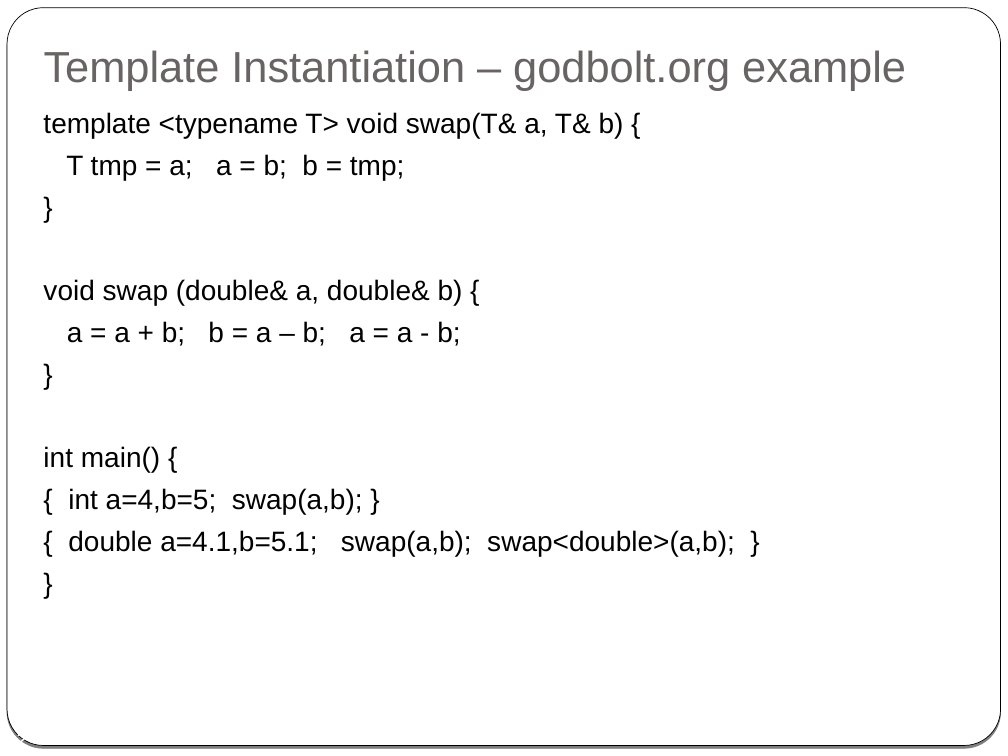
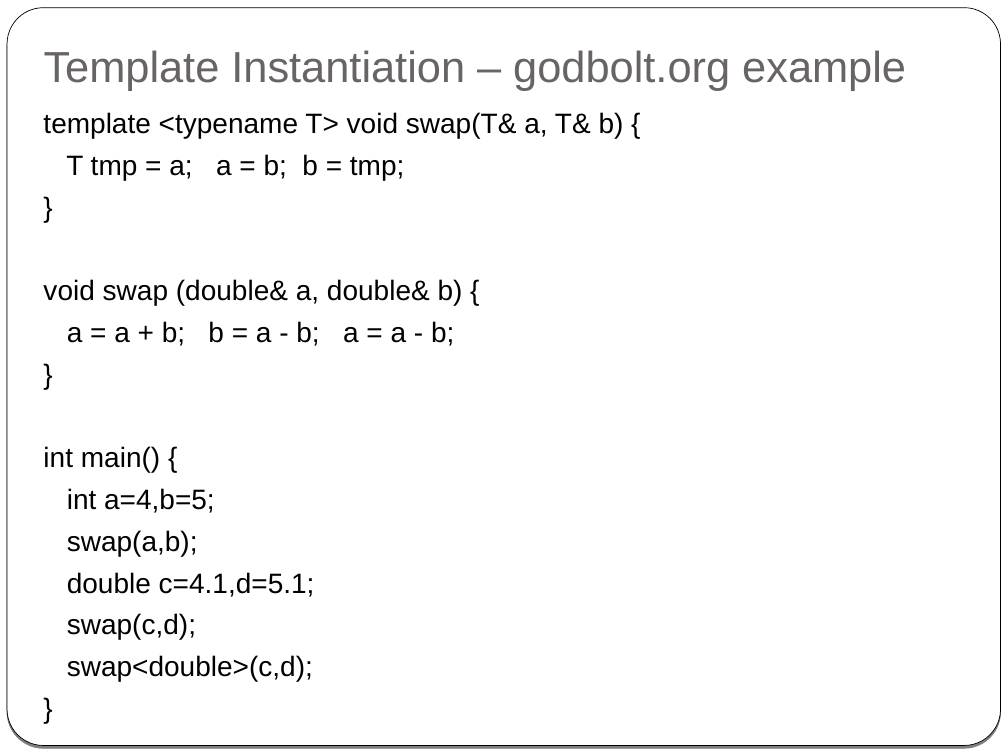
Before and after one commit to cpp-at-ariel/cpp-5778, a slide deck: slide 12 of week08-templates/slides.odp. Drawn at 1008x756 pixels with LibreOffice and Linux fonts; fonts in the diff are those of the drawing. Boxes give left, top, right and bottom in pixels: in the first picture for what was removed or moved away, otherwise in the second. Text is boxed around its words. In the diff, an @@ line names an element or a change of style, - is before the commit and + after.

```diff
--- a/week08-templates/slides.odp
+++ b/week08-templates/slides.odp
@@ text at box(67, 321, 454, 346): text changed @@
-a = a + b; b = a – b; a = a - b;
+a = a + b; b = a - b; a = a - b;
@@ text at box(67, 488, 315, 681): text changed @@
-{ int a=4,b=5; swap(a,b); }
-{ double a=4.1,b=5.1; swap(a,b); swap<double>(a,b); }
+int a=4,b=5;
+swap(a,b);
+double c=4.1,d=5.1;
+swap(c,d);
+swap<double>(c,d);
```
Also in this commit, not shown: 5 other slides changed, 5 other files.
